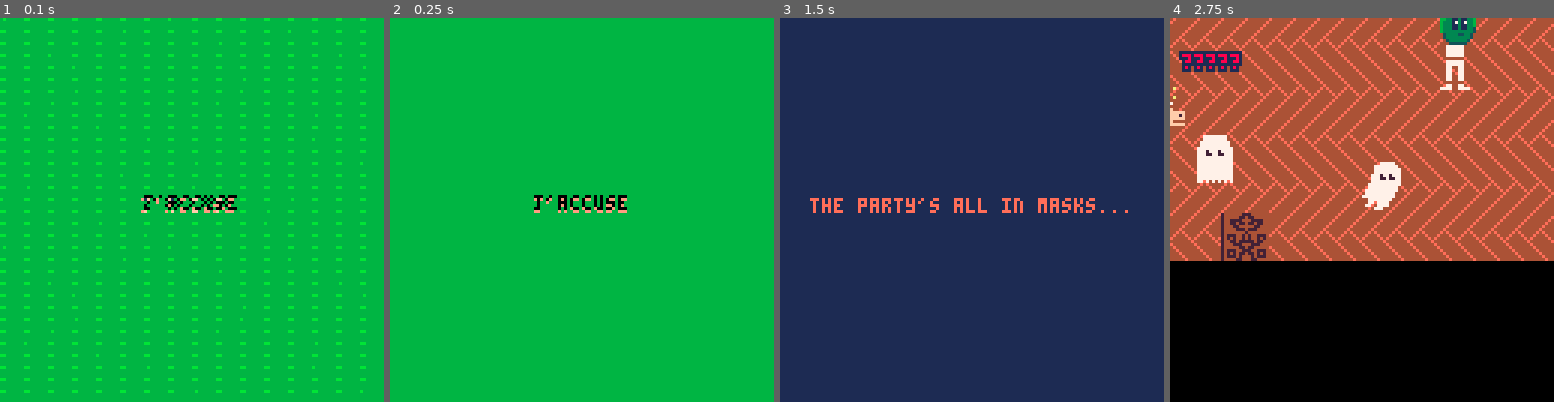
Above: before the commit, frames 1-4 (left to right).
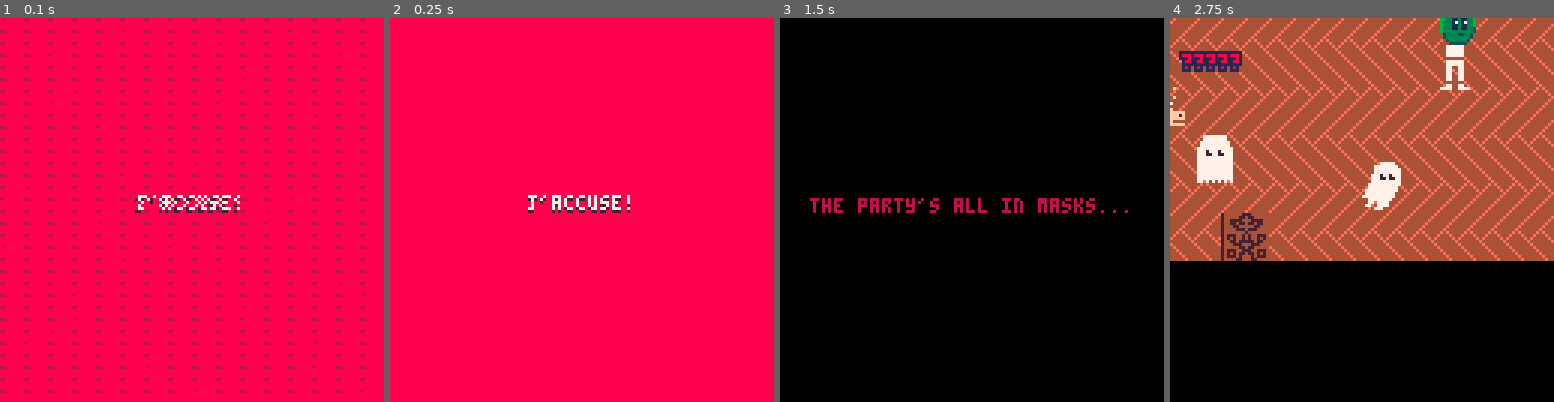
Above: after the commit, the same moments.

Repository: Alfie-Edwards/jaccuse
Game: PICO-8 cartridge game.p8
The game is run twice, just before and just after one commit, with the same random seed, the same clock (stepped at 60 frames per second) and the same inputs.
Inputs (mouse positions are in pixels of both pictures, inside the frame that each line leads up to):
- Up to frame 1 (0.1 s): no input
- Up to frame 2 (0.25 s): no input
- Up to frame 3 (1.5 s): tap X (X key) at 0.33, 1.07 s; click (1060, 121) at 0.67 s; tap O (Z key) at 0.7 s; click (826, 267) at 1.22 s
- Up to frame 4 (2.75 s): hold Right 1.6-2.1 s; tap O (Z key) at 1.7, 2.1, 2.5 s; click (1277, 114) at 1.77 s; tap X (X key) at 1.85 s; hold Up 2.15-2.42 s; click (1342, 259) at 2.32 s; hold Right from 2.47 s (still down)

The runs differ from the first frame. In frame 1, 100% of the frame differs, in the area x 0-100%, y 0-100%; in frame 2, 100%; in frame 3, 100%; in frame 4, nothing differs.

Commit message:
tweak intro colours

Diff:
--- a/screens.lua
+++ b/screens.lua
@@ -83,14 +83,14 @@
 end
 
 function draw_start_screen()
-	cls(11)
+	cls(8)
 
-	color(14)
-	print_centered("j'accuse", 60)
-	color(0)
-	print_centered("j'accuse", 59)
+	color(2)
+	print_centered("j'accuse!", 60)
+	color(7)
+	print_centered("j'accuse!", 59)
 
-	color(14)
+	color(2)
 	if strobe(0.66) then
 		print_centered("PRESS ANY BUTTON...", 100)
 	end
@@ -101,9 +101,9 @@
 		return
 	end
 
-	cls(1)
+	cls(0)
 
-	color(9)
+	color(12)
 	print_centered(intro_string, 60)
 end
 
